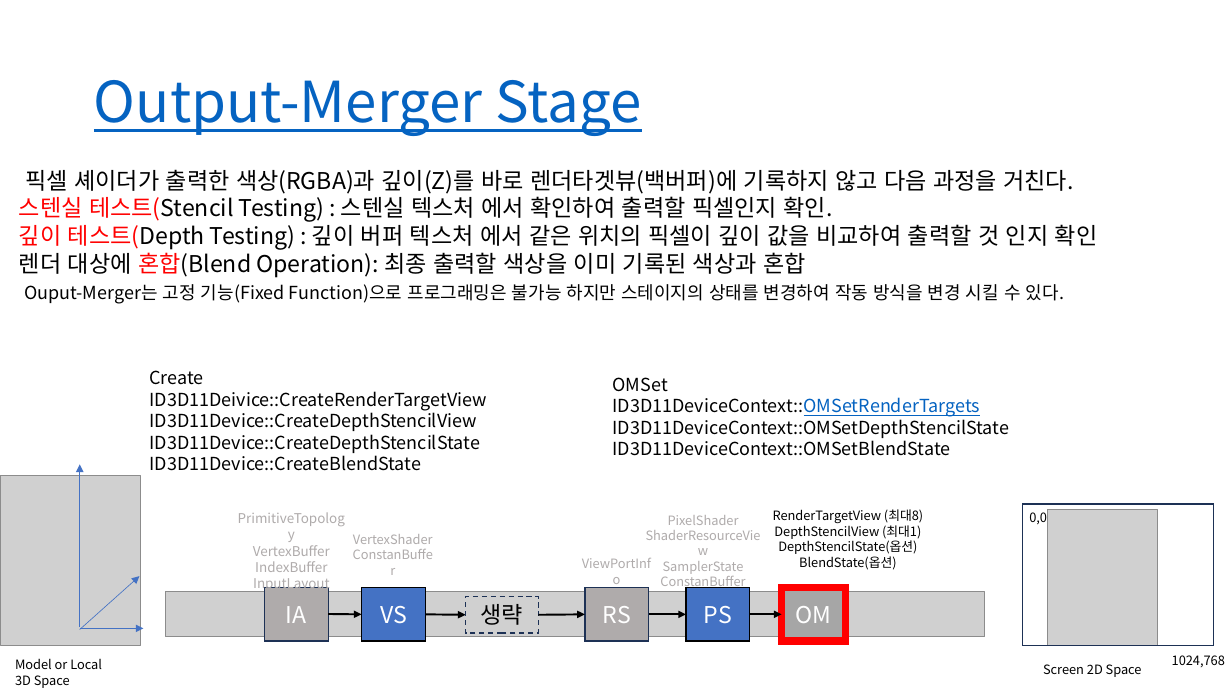
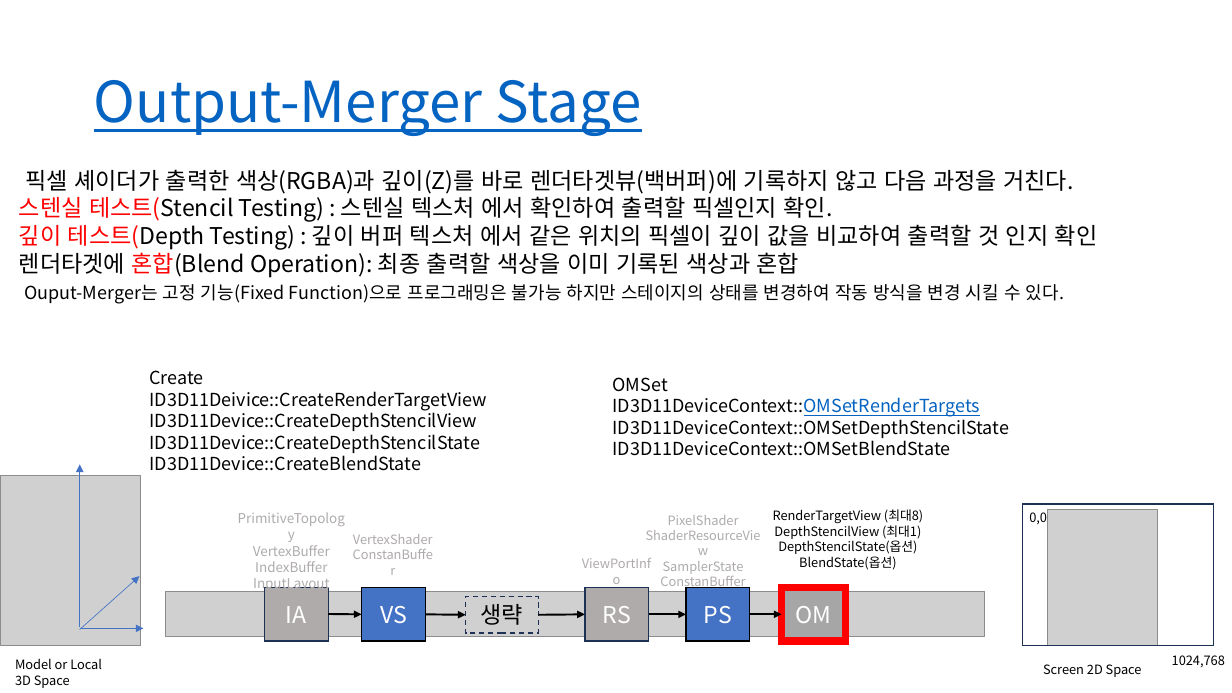
Before and after one commit to ldw9981/D3D11_Tutorial, a slide deck: slide 3 of Documents/04-OutputMerger.pptx. Drawn at 1232x693 pixels with LibreOffice and Linux fonts; fonts in the diff are those of the drawing; grey boxes stand for pictures. Boxes give left, top, right and bottom in pixels: in the first picture for what was removed or moved away, otherwise in the second. Text is boxed around its words. In the diff, an @@ line names an element or a change of style, - is before the commit and + after.

```diff
--- a/Documents/04-OutputMerger.pptx
+++ b/Documents/04-OutputMerger.pptx
@@ text at bbox=[19, 248, 800, 277]: text changed @@
-렌더 대상에 혼합(Blend Operation): 최종 출력할 색상을 이미 기록된 색상과 혼합
+렌더타겟에 혼합(Blend Operation): 최종 출력할 색상을 이미 기록된 색상과 혼합
```
Also in this commit, not shown: 5 other slides changed, 1 other file.
